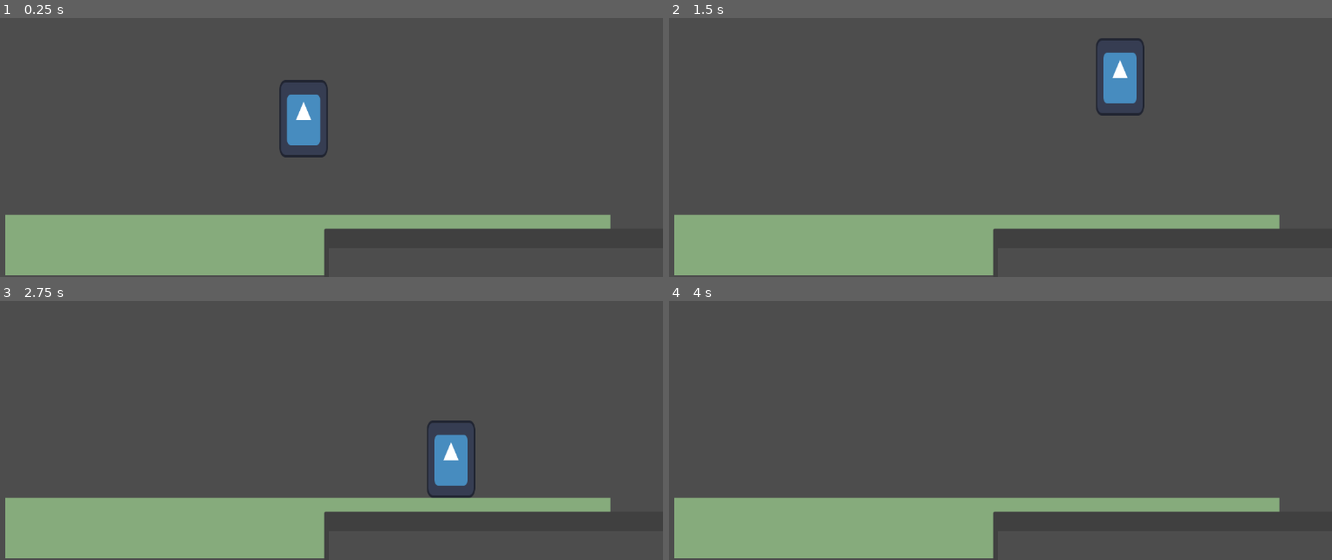
Above: before the commit, frames 1-4 (two rows, left to right).
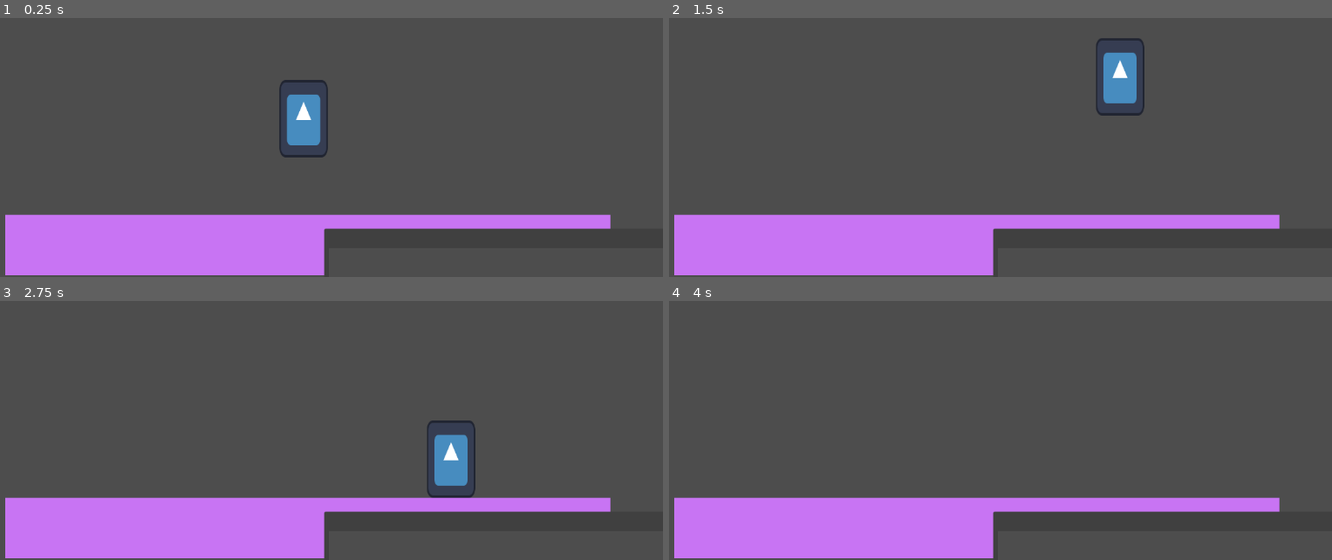
Above: after the commit, the same moments.

Repository: PanickAanval/SongofLyre
Game: Godot game, scene res://Scenes/World_1.tscn
The game is run twice, just before and just after one commit, with the same random seed, the same clock (stepped at 60 frames per second) and the same inputs. The engine's default icon, where the game draws it, is replaced by a stand-in: a white triangle on a blue panel in a dark square.
Inputs:
- Up to frame 1 (0.25 s): no input
- Up to frame 2 (1.5 s): tap Enter at 0.5 s; hold D (move_right) from 0.53 s (still down); tap E (switch) at 0.6 s; tap Space (jump) at 0.77 s; tap Shift (dash) at 1.35 s
- Up to frame 3 (2.75 s): tap Space (jump) at 1.52, 2 s; tap E (switch) at 1.55, 2.1 s; release D (move_right) at 2.03 s; hold A (move_left) from 2.03 s (still down)
- Up to frame 4 (4 s): release A (move_left) at 2.78 s; hold D (move_right) from 2.78 s (still down); tap E (switch) at 2.85, 3.8 s; tap Space (jump) at 3.02, 3.77 s; tap Enter at 3.5 s; tap Shift (dash) at 3.6 s

The runs differ from the first frame. In frame 1, 14% of the frame differs, in the area x 0-93%, y 75-100%; in frame 2, 14%; in frame 3, 14%; in frame 4, 14%.

Commit message:
Added Switch toggle for Area2D

Diff:
--- a/Scenes/World_1.tscn
+++ b/Scenes/World_1.tscn
@@ -3,12 +3,16 @@
 [ext_resource type="PackedScene" uid="uid://ce0dcipbwk0x" path="res://Scenes/player.tscn" id="1_c2iep"]
 [ext_resource type="Script" uid="uid://bgdjhcd0fewtg" path="res://Scripts/Window_CTRL.gd" id="1_sged0"]
 [ext_resource type="Script" uid="uid://b6hv5h534sx0n" path="res://Scripts/player2.gd" id="3_xvgx3"]
+[ext_resource type="Script" uid="uid://csj3vfoibs4c6" path="res://Scripts/switchable_CTRL.gd" id="4_2kgdh"]
 
 [sub_resource type="QuadMesh" id="QuadMesh_c2iep"]
 size = Vector2(1000, 100)
 
 [sub_resource type="RectangleShape2D" id="RectangleShape2D_sged0"]
 size = Vector2(1000, 98)
+
+[sub_resource type="RectangleShape2D" id="RectangleShape2D_xvgx3"]
+size = Vector2(183, 345)
 
 [node name="Node2D" type="Node2D" unique_id=23381746]
 script = ExtResource("1_sged0")
@@ -22,8 +26,19 @@
 position = Vector2(565, 595)
 
 [node name="MeshInstance2D" type="MeshInstance2D" parent="Platform" unique_id=715720327]
-modulate = Color(0.5268022, 0.6693912, 0.48614472, 1)
+modulate = Color(0.78452754, 0.45572233, 0.95165735, 1)
 mesh = SubResource("QuadMesh_c2iep")
 
 [node name="CollisionShape2D" type="CollisionShape2D" parent="Platform" unique_id=1052302487]
 shape = SubResource("RectangleShape2D_sged0")
+
+[node name="Area2D" type="Area2D" parent="." unique_id=1539154868]
+script = ExtResource("4_2kgdh")
+
+[node name="CollisionShape2D" type="CollisionShape2D" parent="Area2D" unique_id=579411022]
+position = Vector2(157.5, 375)
+shape = SubResource("RectangleShape2D_xvgx3")
+debug_color = Color(0.71322125, 0.36983567, 0.800366, 0.41960785)
+
+[connection signal="body_entered" from="Area2D" to="Area2D" method="_on_body_entered"]
+[connection signal="body_exited" from="Area2D" to="Area2D" method="_on_body_exited"]
--- a/Scenes/player.tscn
+++ b/Scenes/player.tscn
@@ -6,14 +6,14 @@
 [sub_resource type="RectangleShape2D" id="RectangleShape2D_cvnsp"]
 size = Vector2(70, 130)
 
-[node name="Player" type="CharacterBody2D"]
+[node name="Player" type="CharacterBody2D" unique_id=729338921]
 script = ExtResource("1_cvnsp")
 
-[node name="Sprite2D" type="Sprite2D" parent="."]
+[node name="Sprite2D" type="Sprite2D" parent="." unique_id=1386086518]
 position = Vector2(0, -65)
 scale = Vector2(0.625, 1)
 texture = ExtResource("1_v0iea")
 
-[node name="CollisionShape2D" type="CollisionShape2D" parent="."]
+[node name="CollisionShape2D" type="CollisionShape2D" parent="." unique_id=150242563]
 position = Vector2(0, -65)
 shape = SubResource("RectangleShape2D_cvnsp")
--- /dev/null
+++ b/Scripts/switchable_CTRL.gd
@@ -0,0 +1,21 @@
+extends Node2D
+
+@onready var Area = $Area2D
+# Called when the node enters the scene tree for the first time.
+func _ready() -> void:
+	pass # Replace with function body.
+
+
+# Called every frame. 'delta' is the elapsed time since the previous frame.
+func _process(delta: float) -> void:
+	pass
+
+
+func _on_body_entered(body: Node2D) -> void:
+	if (body.name == "Player"):
+		Globals.SWITCHABLE = false
+	print(body.name)
+
+
+func _on_body_exited(body: Node2D) -> void:
+	Globals.SWITCHABLE = true
Not shown: 1 places in Scenes/player.tscn that only renumber resources
Not shown, added: Scripts/switchable_CTRL.gd.uid
